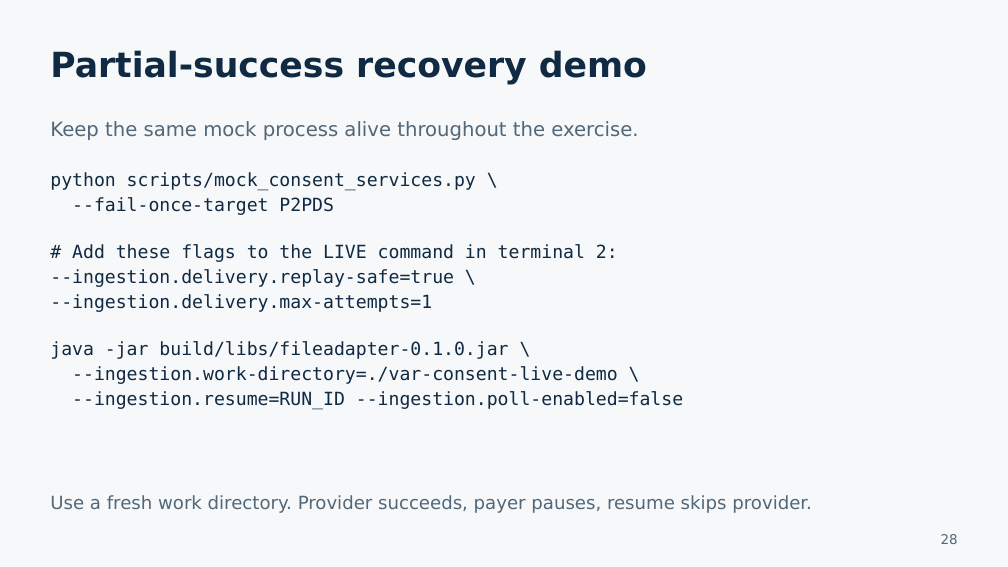
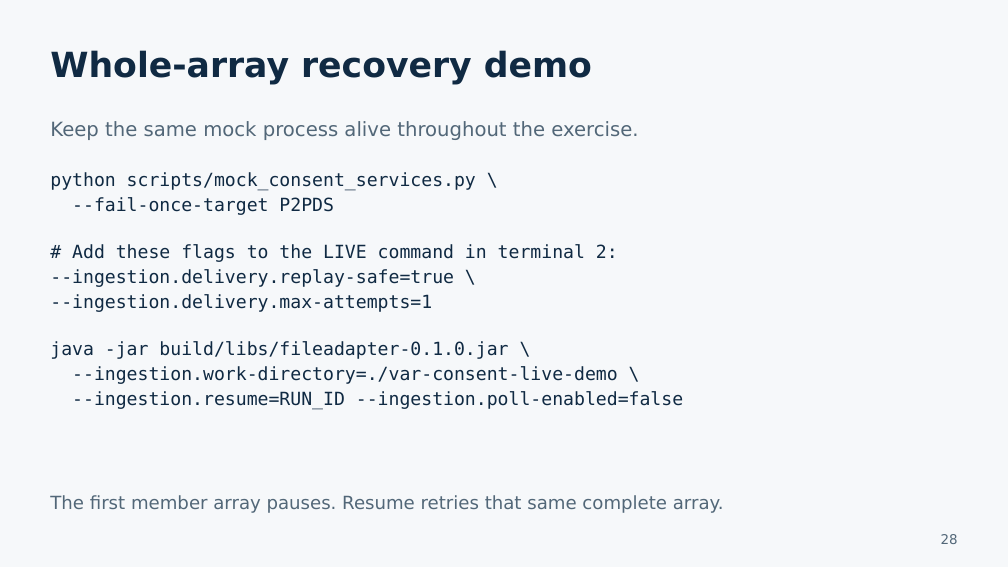
Before and after one commit to jenbrick/fileadapter, a slide deck: slide 28 of docs/presentations/File_Adapter_POC_Developer_Walkthrough.pptx. Drawn at 1008x567 pixels with LibreOffice and Linux fonts; fonts in the diff are those of the drawing. Boxes give left, top, right and bottom in pixels: in the first picture for what was removed or moved away, otherwise in the second. Text is boxed around its words. In the diff, an @@ line names an element or a change of style, - is before the commit and + after.

Commit message:
Send one combined consent array per member row
Stage and POST one JSON array containing at most one provider and one payer entry. Preserve the complete member array and its idempotency key through retries, support the general payer shape without coverage, and pause unfinished legacy split-object LIVE runs.

Update multi-format expected requests, previews, mock services, Mermaid architecture, guides and developer PowerPoint.

Validation: 103 tests pass; packaged multi-format previews and whole-array HTTP retry/resume verified.

```diff
--- a/docs/presentations/File_Adapter_POC_Developer_Walkthrough.pptx
+++ b/docs/presentations/File_Adapter_POC_Developer_Walkthrough.pptx
@@ text at (x1=50, y1=50, x2=592, y2=84): text changed @@
-Partial-success recovery demo
+Whole-array recovery demo
@@ text at (x1=50, y1=495, x2=724, y2=513): text changed @@
-Use a fresh work directory. Provider succeeds, payer pauses, resume skips provider.
+The first member array pauses. Resume retries that same complete array.
```
Also in this commit, not shown: 15 other slides changed, 23 other files.
